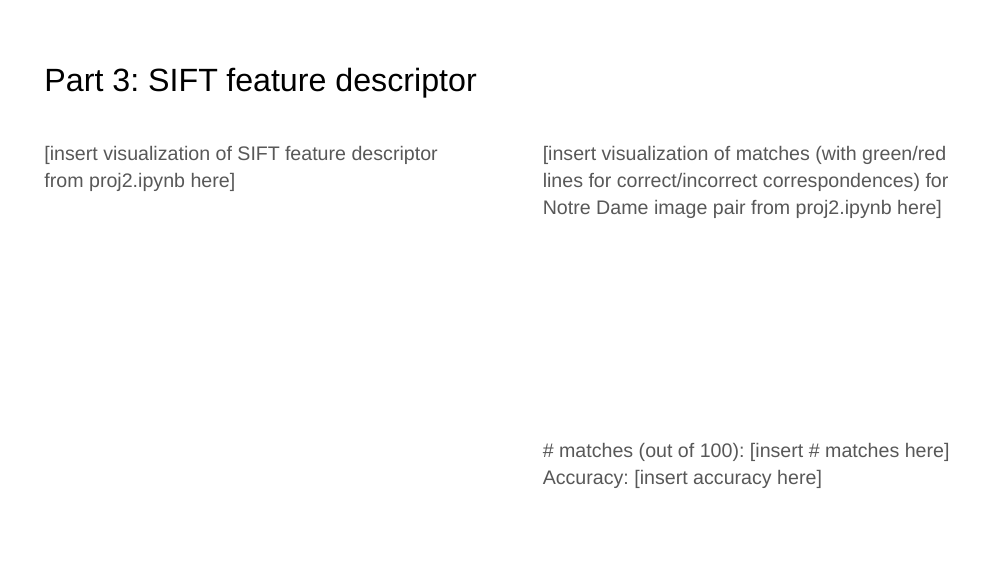
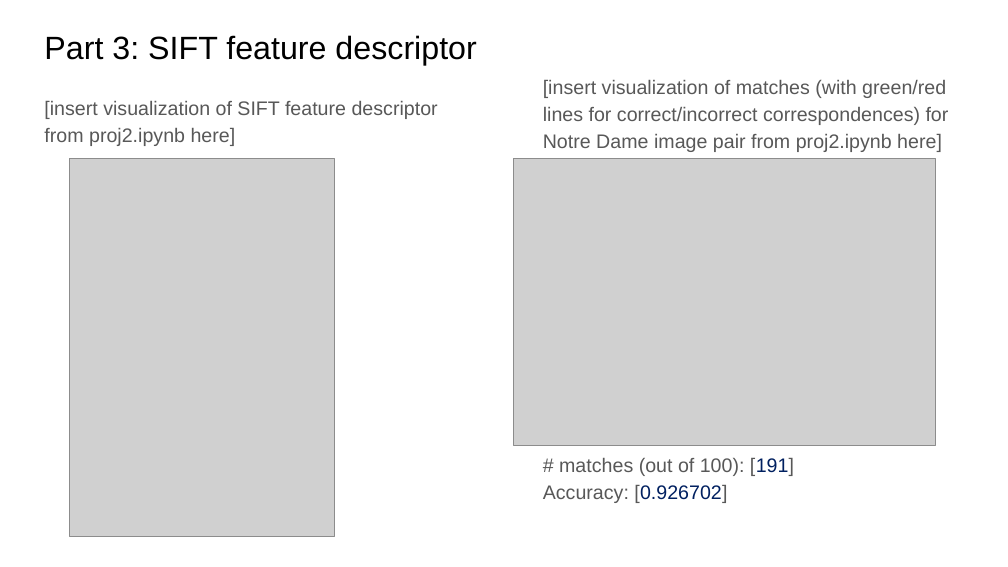
Before and after one commit to aashutoshav/Computer-Vision-Project-2, a slide deck: slide 13 of docs/proj2_report.pptx. Drawn at 1008x567 pixels with LibreOffice and Linux fonts; fonts in the diff are those of the drawing; grey boxes stand for pictures. Boxes give left, top, right and bottom in pixels: in the first picture for what was removed or moved away, otherwise in the second. Text is boxed around its words. In the diff, an @@ line names an element or a change of style, - is before the commit and + after.

Commit message:
experiments with other images

```diff
--- a/docs/proj2_report.pptx
+++ b/docs/proj2_report.pptx
@@ title "Part 3: SIFT feature descriptor": place and size @@
-title "Part 3: SIFT feature descriptor" at (44,67,476,97)
+title "Part 3: SIFT feature descriptor" at (44,35,476,66)
@@ text "[insert visualization of SIFT feature ...": place and size @@
-text "[insert visualization of SIFT feature ..." at (44,146,438,191)
+text "[insert visualization of SIFT feature ..." at (44,101,438,146)
@@ text "[insert visualization of matches (with ...": place and size @@
-text "[insert visualization of matches (with ..." at (543,146,950,488)
+text "[insert visualization of matches (with ..." at (543,80,949,503)
@@ picture added at (70,158,335,536) @@
@@ picture added at (514,159,935,446) @@
@@ text at (543,458,794,503): text changed @@
-# matches (out of 100): [insert # matches here]
-Accuracy: [insert accuracy here]
+# matches (out of 100): [191]
+Accuracy: [0.926702]
```
Also in this commit, not shown: 13 other slides changed, 8 other files.
